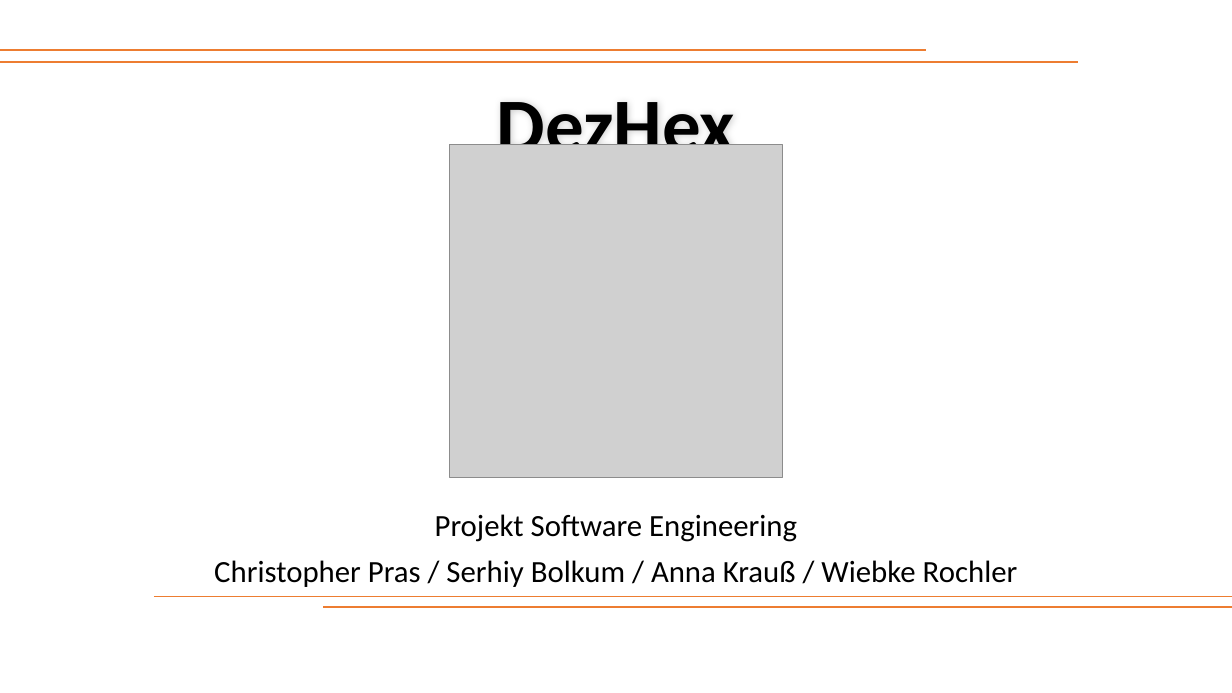
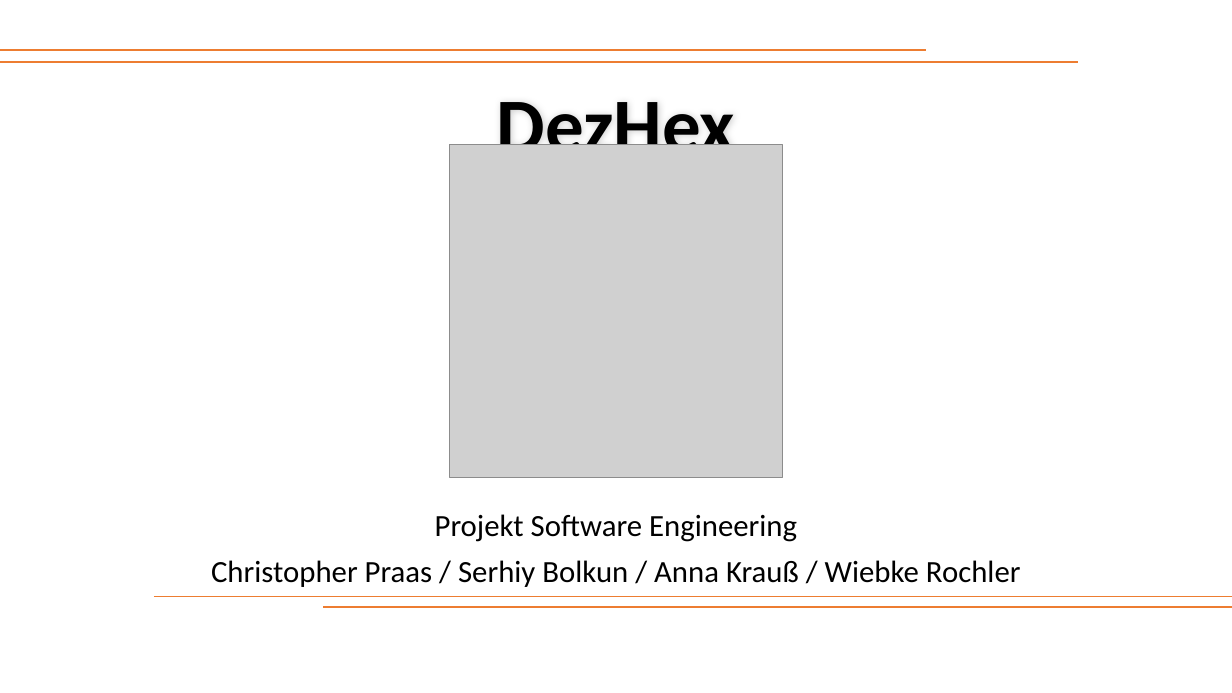
Before and after one commit to Schnitzel128/sejava, a slide deck: slide 1 of Präsentation/DezHex.pptx. Drawn at 1232x693 pixels with LibreOffice and Linux fonts; fonts in the diff are those of the drawing; grey boxes stand for pictures. Boxes give left, top, right and bottom in pixels: in the first picture for what was removed or moved away, otherwise in the second. Text is boxed around its words. In the diff, an @@ line names an element or a change of style, - is before the commit and + after.

```diff
--- a/Präsentation/DezHex.pptx
+++ b/Präsentation/DezHex.pptx
@@ subtitle at box(211, 560, 1021, 587): text changed @@
-Christopher Pras / Serhiy Bolkum / Anna Krauß / Wiebke Rochler
+Christopher Praas / Serhiy Bolkun / Anna Krauß / Wiebke Rochler
```
Also in this commit, not shown: 3 slides added, 1 slide removed.
